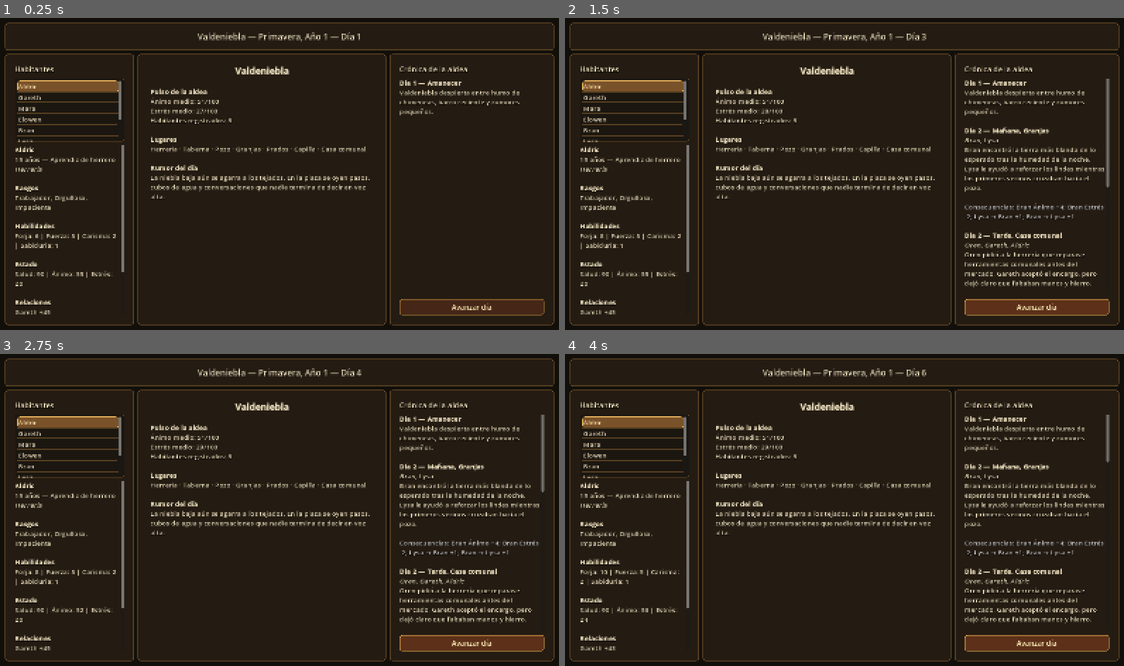
Above: before the commit, frames 1-4 (two rows, left to right).
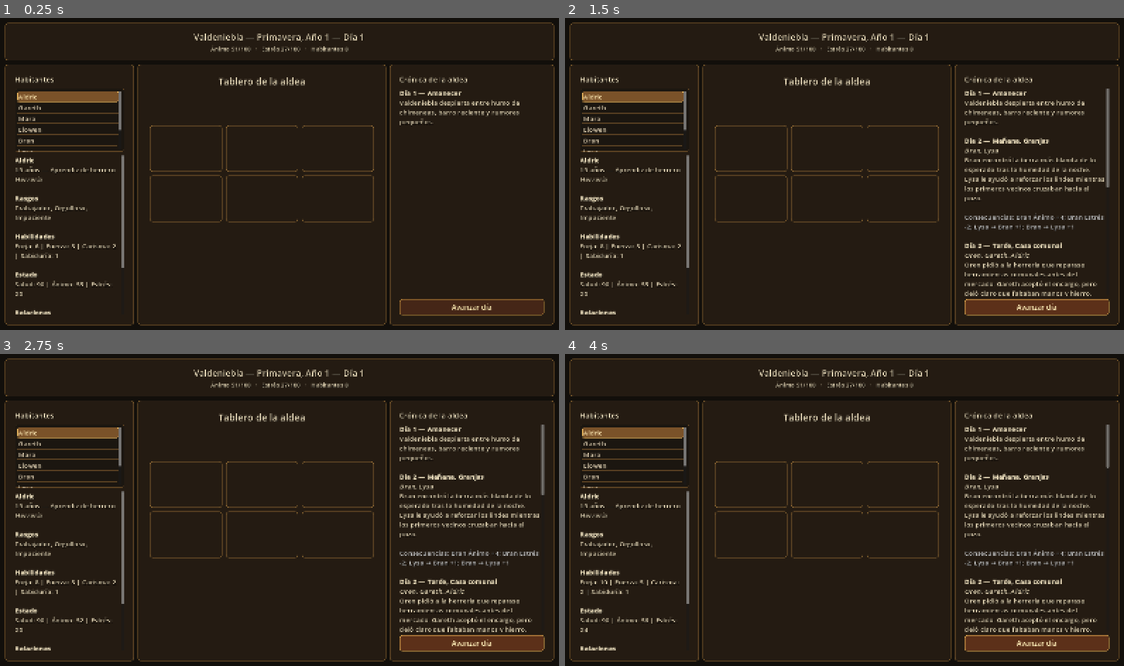
Above: after the commit, the same moments.

Repository: Nachobt98/valdeniebla
Game: Godot game, scene res://main.tscn
Same seed, same stepped clock (60 frames per second), same inputs: the game is played once before the commit and once after it.
Inputs:
- Up to frame 1 (0.25 s): no input
- Up to frame 2 (1.5 s): click "Avanzar día" at 0.5 s; click "Avanzar día" at 1.25 s
- Up to frame 3 (2.75 s): click "Avanzar día" at 2 s
- Up to frame 4 (4 s): tap Enter at 2.75 s; tap Space at 3.5 s

The runs differ from the first frame. In frame 1, 9.4% of the frame differs, in the area x 0-100%, y 4-96%; in frame 2, 13%; in frame 3, 13%; in frame 4, 13%.
Error after the commit: Invalid assignment of property or key 'text' with value of type 'String' on a base object of type 'null instance'. (res://main.gd:59)

Commit message:
Add village board layout

Diff:
--- a/main.tscn
+++ b/main.tscn
@@ -40,22 +40,32 @@
 theme_override_constants/separation = 10
 
 [node name="TopBar" type="PanelContainer" parent="RootMargin/RootLayout" unique_id=710608766]
-custom_minimum_size = Vector2(0, 72)
+custom_minimum_size = Vector2(0, 92)
 layout_mode = 2
 
 [node name="TopBarMargin" type="MarginContainer" parent="RootMargin/RootLayout/TopBar"]
 layout_mode = 2
-theme_override_constants/margin_left = 20
+theme_override_constants/margin_left = 22
 theme_override_constants/margin_top = 10
-theme_override_constants/margin_right = 20
+theme_override_constants/margin_right = 22
 theme_override_constants/margin_bottom = 10
 
-[node name="TitleLabel" type="Label" parent="RootMargin/RootLayout/TopBar/TopBarMargin" unique_id=1961473249]
+[node name="TopBarContent" type="VBoxContainer" parent="RootMargin/RootLayout/TopBar/TopBarMargin"]
+layout_mode = 2
+theme_override_constants/separation = 4
+
+[node name="TitleLabel" type="Label" parent="RootMargin/RootLayout/TopBar/TopBarMargin/TopBarContent" unique_id=1961473249]
 layout_mode = 2
 text = "Valdeniebla — Primavera, Año 1 — Día 1"
 horizontal_alignment = 1
 vertical_alignment = 1
-theme_override_font_sizes/font_size = 24
+theme_override_font_sizes/font_size = 25
+
+[node name="TopStatsLabel" type="Label" parent="RootMargin/RootLayout/TopBar/TopBarMargin/TopBarContent"]
+layout_mode = 2
+text = "Ánimo 51/100   ·   Estrés 27/100   ·   Habitantes 8"
+horizontal_alignment = 1
+theme_override_font_sizes/font_size = 17
 
 [node name="MainContent" type="HBoxContainer" parent="RootMargin/RootLayout" unique_id=1511884775]
 layout_mode = 2
@@ -101,18 +111,158 @@
 
 [node name="VillageMargin" type="MarginContainer" parent="RootMargin/RootLayout/MainContent/VillagePanel" unique_id=5313855]
 layout_mode = 2
-theme_override_constants/margin_left = 24
+theme_override_constants/margin_left = 22
 theme_override_constants/margin_top = 18
-theme_override_constants/margin_right = 24
+theme_override_constants/margin_right = 22
 theme_override_constants/margin_bottom = 18
 
-[node name="VillageOverviewLabel" type="RichTextLabel" parent="RootMargin/RootLayout/MainContent/VillagePanel/VillageMargin" unique_id=214393829]
-layout_mode = 2
-size_flags_horizontal = 3
+[node name="VillageContent" type="VBoxContainer" parent="RootMargin/RootLayout/MainContent/VillagePanel/VillageMargin"]
+layout_mode = 2
+theme_override_constants/separation = 14
+
+[node name="VillageTitleLabel" type="Label" parent="RootMargin/RootLayout/MainContent/VillagePanel/VillageMargin/VillageContent"]
+layout_mode = 2
+text = "Tablero de la aldea"
+horizontal_alignment = 1
+theme_override_font_sizes/font_size = 27
+
+[node name="VillageStatusLabel" type="RichTextLabel" parent="RootMargin/RootLayout/MainContent/VillagePanel/VillageMargin/VillageContent"]
+custom_minimum_size = Vector2(0, 78)
+layout_mode = 2
+bbcode_enabled = true
+autowrap_mode = 2
+scroll_active = false
+text = ""
+
+[node name="VillageBoard" type="GridContainer" parent="RootMargin/RootLayout/MainContent/VillagePanel/VillageMargin/VillageContent"]
+layout_mode = 2
+size_flags_horizontal = 3
+columns = 3
+theme_override_constants/h_separation = 10
+theme_override_constants/v_separation = 10
+
+[node name="ForgeCard" type="PanelContainer" parent="RootMargin/RootLayout/MainContent/VillagePanel/VillageMargin/VillageContent/VillageBoard"]
+custom_minimum_size = Vector2(190, 132)
+layout_mode = 2
+size_flags_horizontal = 3
+
+[node name="ForgeCardMargin" type="MarginContainer" parent="RootMargin/RootLayout/MainContent/VillagePanel/VillageMargin/VillageContent/VillageBoard/ForgeCard"]
+layout_mode = 2
+theme_override_constants/margin_left = 10
+theme_override_constants/margin_top = 8
+theme_override_constants/margin_right = 10
+theme_override_constants/margin_bottom = 8
+
+[node name="ForgeCardLabel" type="RichTextLabel" parent="RootMargin/RootLayout/MainContent/VillagePanel/VillageMargin/VillageContent/VillageBoard/ForgeCard/ForgeCardMargin"]
+layout_mode = 2
+bbcode_enabled = true
+autowrap_mode = 2
+scroll_active = false
+text = ""
+
+[node name="TavernCard" type="PanelContainer" parent="RootMargin/RootLayout/MainContent/VillagePanel/VillageMargin/VillageContent/VillageBoard"]
+custom_minimum_size = Vector2(190, 132)
+layout_mode = 2
+size_flags_horizontal = 3
+
+[node name="TavernCardMargin" type="MarginContainer" parent="RootMargin/RootLayout/MainContent/VillagePanel/VillageMargin/VillageContent/VillageBoard/TavernCard"]
+layout_mode = 2
+theme_override_constants/margin_left = 10
+theme_override_constants/margin_top = 8
+theme_override_constants/margin_right = 10
+theme_override_constants/margin_bottom = 8
+
+[node name="TavernCardLabel" type="RichTextLabel" parent="RootMargin/RootLayout/MainContent/VillagePanel/VillageMargin/VillageContent/VillageBoard/TavernCard/TavernCardMargin"]
+layout_mode = 2
+bbcode_enabled = true
+autowrap_mode = 2
+scroll_active = false
+text = ""
+
+[node name="WellCard" type="PanelContainer" parent="RootMargin/RootLayout/MainContent/VillagePanel/VillageMargin/VillageContent/VillageBoard"]
+custom_minimum_size = Vector2(190, 132)
+layout_mode = 2
+size_flags_horizontal = 3
+
+[node name="WellCardMargin" type="MarginContainer" parent="RootMargin/RootLayout/MainContent/VillagePanel/VillageMargin/VillageContent/VillageBoard/WellCard"]
+layout_mode = 2
+theme_override_constants/margin_left = 10
+theme_override_constants/margin_top = 8
+theme_override_constants/margin_right = 10
+theme_override_constants/margin_bottom = 8
+
+[node name="WellCardLabel" type="RichTextLabel" parent="RootMargin/RootLayout/MainContent/VillagePanel/VillageMargin/VillageContent/VillageBoard/WellCard/WellCardMargin"]
+layout_mode = 2
+bbcode_enabled = true
+autowrap_mode = 2
+scroll_active = false
+text = ""
+
+[node name="FarmsCard" type="PanelContainer" parent="RootMargin/RootLayout/MainContent/VillagePanel/VillageMargin/VillageContent/VillageBoard"]
+custom_minimum_size = Vector2(190, 132)
+layout_mode = 2
+size_flags_horizontal = 3
+
+[node name="FarmsCardMargin" type="MarginContainer" parent="RootMargin/RootLayout/MainContent/VillagePanel/VillageMargin/VillageContent/VillageBoard/FarmsCard"]
+layout_mode = 2
+theme_override_constants/margin_left = 10
+theme_override_constants/margin_top = 8
+theme_override_constants/margin_right = 10
+theme_override_constants/margin_bottom = 8
+
+[node name="FarmsCardLabel" type="RichTextLabel" parent="RootMargin/RootLayout/MainContent/VillagePanel/VillageMargin/VillageContent/VillageBoard/FarmsCard/FarmsCardMargin"]
+layout_mode = 2
+bbcode_enabled = true
+autowrap_mode = 2
+scroll_active = false
+text = ""
+
+[node name="ChapelCard" type="PanelContainer" parent="RootMargin/RootLayout/MainContent/VillagePanel/VillageMargin/VillageContent/VillageBoard"]
+custom_minimum_size = Vector2(190, 132)
+layout_mode = 2
+size_flags_horizontal = 3
+
+[node name="ChapelCardMargin" type="MarginContainer" parent="RootMargin/RootLayout/MainContent/VillagePanel/VillageMargin/VillageContent/VillageBoard/ChapelCard"]
+layout_mode = 2
+theme_override_constants/margin_left = 10
+theme_override_constants/margin_top = 8
+theme_override_constants/margin_right = 10
+theme_override_constants/margin_bottom = 8
+
+[node name="ChapelCardLabel" type="RichTextLabel" parent="RootMargin/RootLayout/MainContent/VillagePanel/VillageMargin/VillageContent/VillageBoard/ChapelCard/ChapelCardMargin"]
+layout_mode = 2
+bbcode_enabled = true
+autowrap_mode = 2
+scroll_active = false
+text = ""
+
+[node name="PasturesCard" type="PanelContainer" parent="RootMargin/RootLayout/MainContent/VillagePanel/VillageMargin/VillageContent/VillageBoard"]
+custom_minimum_size = Vector2(190, 132)
+layout_mode = 2
+size_flags_horizontal = 3
+
+[node name="PasturesCardMargin" type="MarginContainer" parent="RootMargin/RootLayout/MainContent/VillagePanel/VillageMargin/VillageContent/VillageBoard/PasturesCard"]
+layout_mode = 2
+theme_override_constants/margin_left = 10
+theme_override_constants/margin_top = 8
+theme_override_constants/margin_right = 10
+theme_override_constants/margin_bottom = 8
+
+[node name="PasturesCardLabel" type="RichTextLabel" parent="RootMargin/RootLayout/MainContent/VillagePanel/VillageMargin/VillageContent/VillageBoard/PasturesCard/PasturesCardMargin"]
+layout_mode = 2
+bbcode_enabled = true
+autowrap_mode = 2
+scroll_active = false
+text = ""
+
+[node name="VillageRumorLabel" type="RichTextLabel" parent="RootMargin/RootLayout/MainContent/VillagePanel/VillageMargin/VillageContent"]
+custom_minimum_size = Vector2(0, 130)
+layout_mode = 2
 size_flags_vertical = 3
 bbcode_enabled = true
 autowrap_mode = 2
-text = "[center][b]Valdeniebla[/b][/center]"
+scroll_active = false
+text = ""
 
 [node name="RightPanel" type="PanelContainer" parent="RootMargin/RootLayout/MainContent" unique_id=1118883479]
 custom_minimum_size = Vector2(450, 0)
